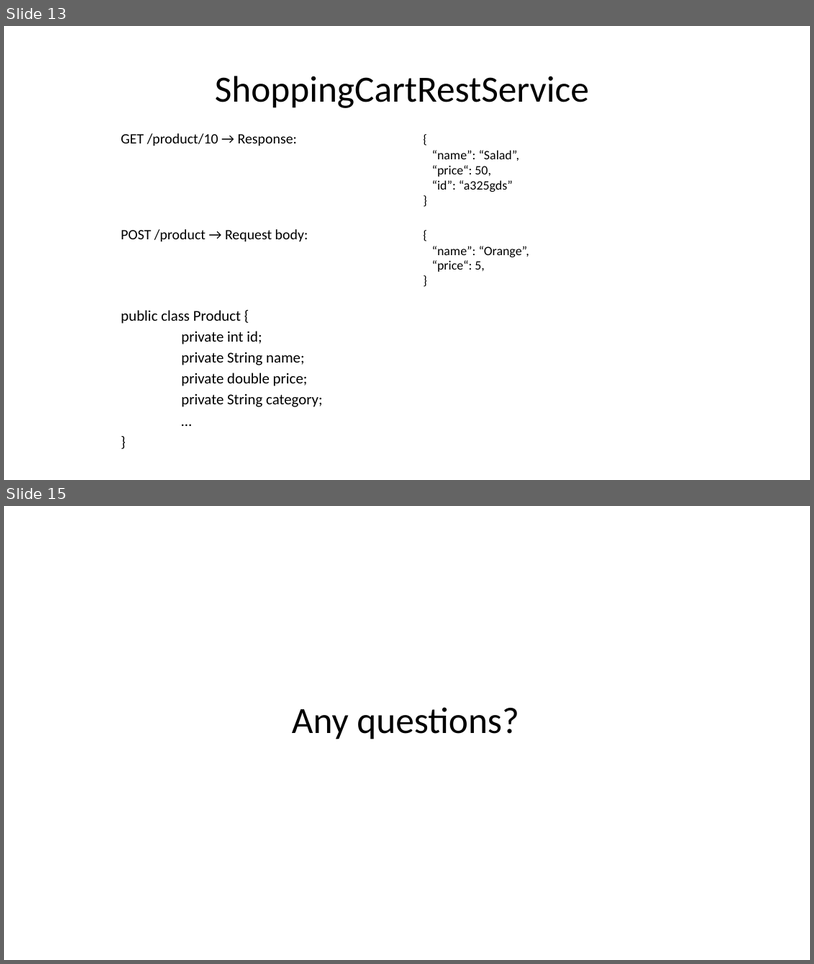
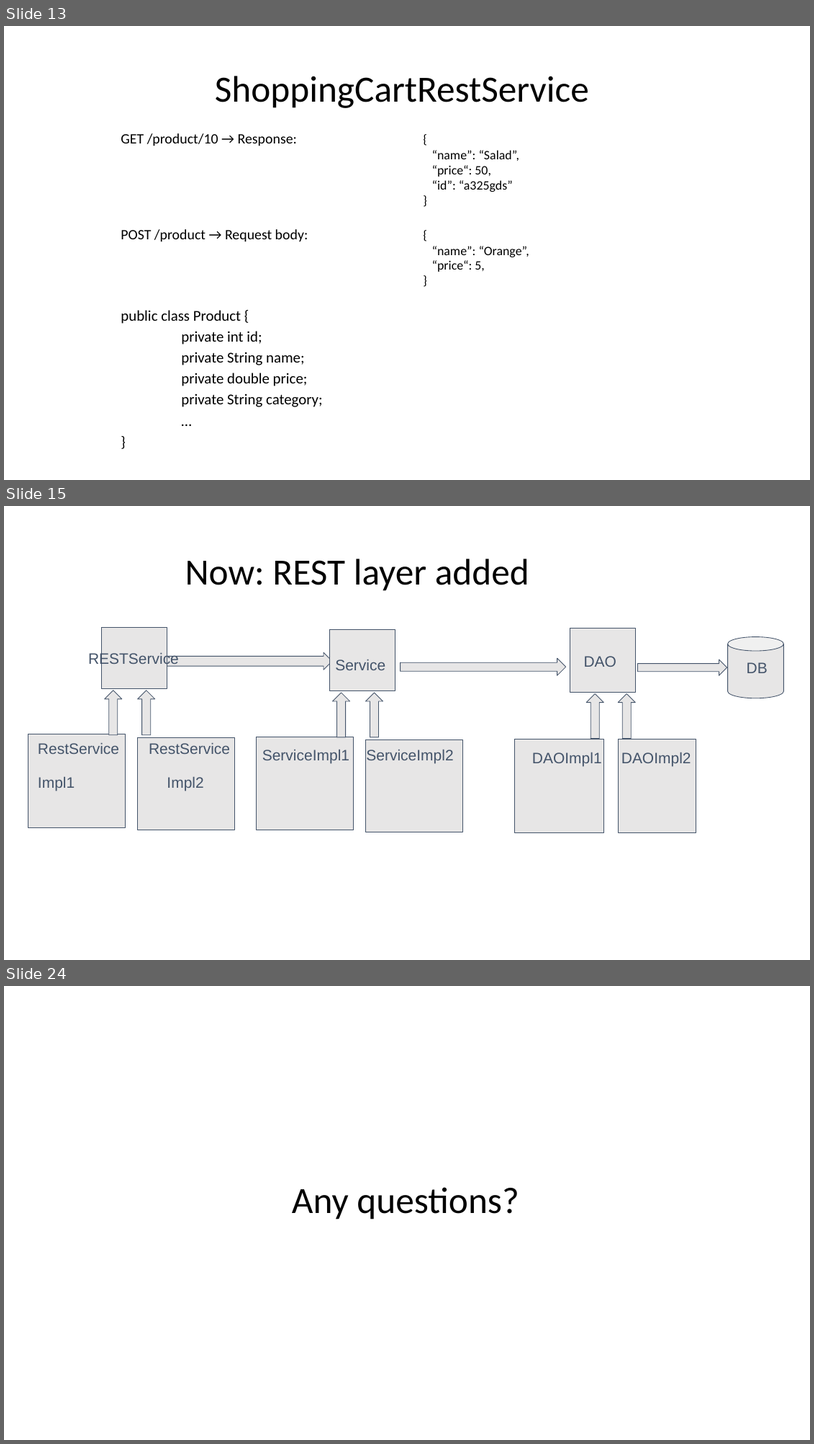
Before and after one commit to lauti910/java-bootcamp-2017, a slide deck: Extra Material/Topic 7) REST.pptx. Shown one above the other, each under a label of ours: slides 13 and 15 before the commit, slides 13, 15 and 24 after it; the slides between them are not shown. The pictures are 814x964 and 814x1444 pixels, drawn with LibreOffice and Linux fonts; fonts in the diff are those of the drawing. Boxes give left, top, right and bottom in pixels: in the first picture for what was removed or moved away, otherwise in the second. Text is boxed around its words. In the diff, an @@ line names an element or a change of style, - is before the commit and + after.

Commit message:
Updating rest material and exercices

```diff
--- a/Extra Material/Topic 7) REST.pptx
+++ b/Extra Material/Topic 7) REST.pptx
@@ slide 15 added at (4,506,810,960), background #FFFFFF @@
@@ text added at (185,559,530,591), 44 pt, text #000000 @@
+Now: REST layer added
@@ rectangle added at (101,628,167,689), fill #E7E6E6, outline #44546A 0.75 pt @@
@@ rectangle added at (329,629,396,690), fill #E7E6E6, outline #44546A 0.75 pt @@
@@ rectangle added at (570,628,636,692), fill #E7E6E6, outline #44546A 0.75 pt @@
@@ text added at (38,652,203,791), 18 pt, text #44546A @@
+RESTService
+RestService RestService
+Impl1 Impl2
@@ right arrow added at (167,652,332,670), fill #E7E6E6, outline #44546A 0.75 pt @@
@@ text added at (584,656,617,667), 18 pt, text #44546A @@
+DAO
@@ cylinder added at (728,636,784,698), fill #E7E6E6, outline #44546A 0.75 pt @@
@@ text added at (262,659,453,763), 18 pt, text #44546A @@
+Service
+ServiceImpl1 ServiceImpl2
@@ right arrow added at (401,658,566,675), fill #E7E6E6, outline #44546A 0.75 pt @@
@@ right arrow added at (638,659,728,675), fill #E7E6E6, outline #44546A 0.75 pt @@
@@ text added at (747,662,768,673), 18 pt, text #44546A @@
+DB
@@ up arrow added at (104,690,122,735), fill #E7E6E6, outline #44546A 0.75 pt @@
@@ up arrow added at (138,690,155,735), fill #E7E6E6, outline #44546A 0.75 pt @@
@@ up arrow added at (333,692,350,737), fill #E7E6E6, outline #44546A 0.75 pt @@
@@ up arrow added at (365,692,383,737), fill #E7E6E6, outline #44546A 0.75 pt @@
@@ up arrow added at (586,693,604,739), fill #E7E6E6, outline #44546A 0.75 pt @@
@@ up arrow added at (619,693,636,739), fill #E7E6E6, outline #44546A 0.75 pt @@
@@ rectangle added at (28,734,126,827), fill #E7E6E6, outline #44546A 0.75 pt @@
@@ rectangle added at (138,737,235,829), fill #E7E6E6, outline #44546A 0.75 pt @@
@@ rectangle added at (256,736,354,830), fill #E7E6E6, outline #44546A 0.75 pt @@
@@ rectangle added at (365,739,463,831), fill #E7E6E6, outline #44546A 0.75 pt @@
@@ rectangle added at (514,739,604,832), fill #E7E6E6, outline #44546A 0.75 pt @@
@@ rectangle added at (619,739,697,832), fill #E7E6E6, outline #44546A 0.75 pt @@
@@ text added at (532,752,602,766), 18 pt, text #44546A @@
+DAOImpl1
@@ text added at (622,752,692,766), 18 pt, text #44546A @@
+DAOImpl2
@@ what was slide 15 is now slide 24 @@
```
Also in this commit, not shown: 3 slides changed, 8 other slides added, 1 other file.
